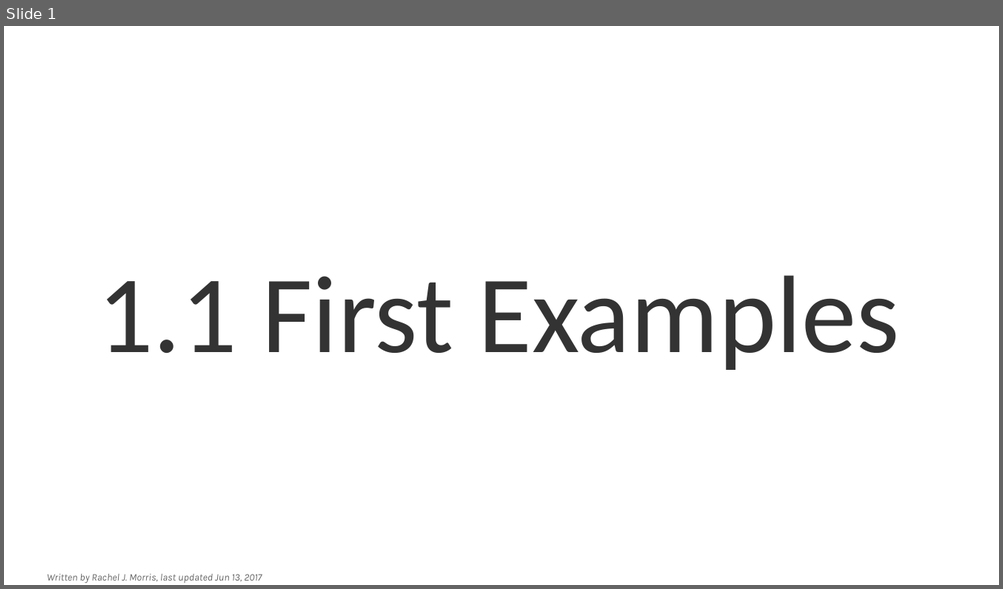
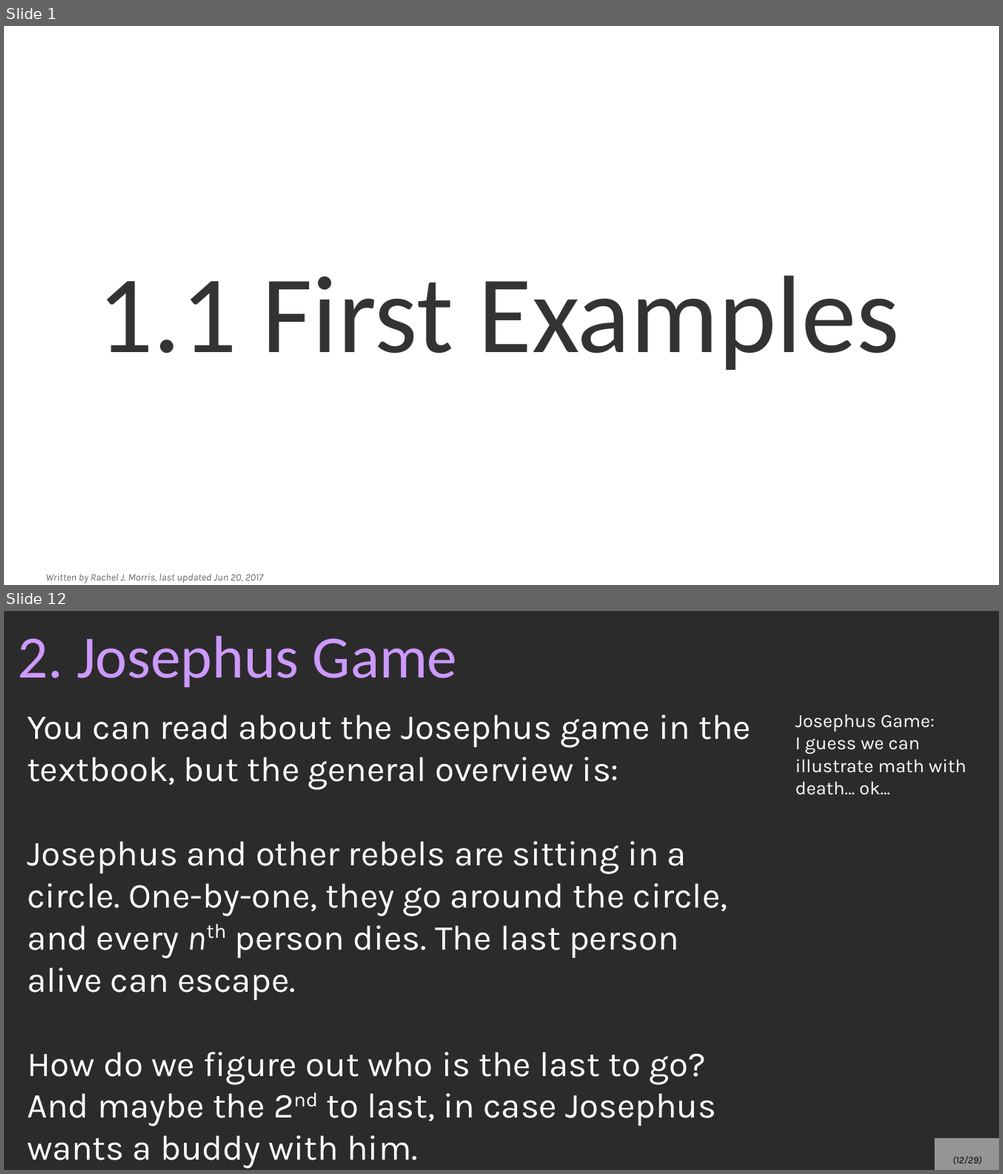
Before and after one commit to nguyenchithien/CS210-Discrete-Structures, a slide deck: Lectures/1-1_First_Examples.odp. Shown one above the other, each under a label of ours: slide 1 before the commit, slides 1 and 12 after it; the slides between them are not shown. The pictures are 1003x589 and 1003x1174 pixels, drawn with LibreOffice and Linux fonts; fonts in the diff are those of the drawing; background and template pictures are left out; a plain dark background stands for a picture behind light text. Boxes give left, top, right and bottom in pixels: in the first picture for what was removed or moved away, otherwise in the second. Text is boxed around its words. In the diff, an @@ line names an element or a change of style, - is before the commit and + after.

```diff
--- a/Lectures/1-1_First_Examples.odp
+++ b/Lectures/1-1_First_Examples.odp
@@ slide 12 added at box(4, 611, 999, 1170), background picture (left out) @@
@@ title added at box(17, 635, 457, 687), 48 pt, text #CC99FF @@
+2. Josephus Game
@@ text added at box(27, 715, 751, 1169), 28 pt, text #FFFFFF @@
+You can read about the Josephus game in the textbook, but the general overview is:
+Josephus and other rebels are sitting in a circle. One-by-one, they go around the circle, and every nth person dies. The last person alive can escape.
+How do we figure out who is the last to go? And maybe the 2nd to last, in case Josephus wants a buddy with him.
@@ text added at box(795, 714, 966, 795), 15 pt, text #FFFFFF @@
+Josephus Game:
+I guess we can illustrate math with death… ok...
@@ page number added at box(934, 1139, 999, 1170), fill #FFFFFF at 50% opacity, 8 pt, text #000000, italic @@
+(12/29)
@@ slide 1 changed as well @@
@@ text at box(45, 574, 263, 583): text changed @@
-Written by Rachel J. Morris, last updated Jun 13, 2017
+Written by Rachel J. Morris, last updated Jun 20, 2017
```
Also in this commit, not shown: 27 other slides added, 2 slides removed, 4 other files.
